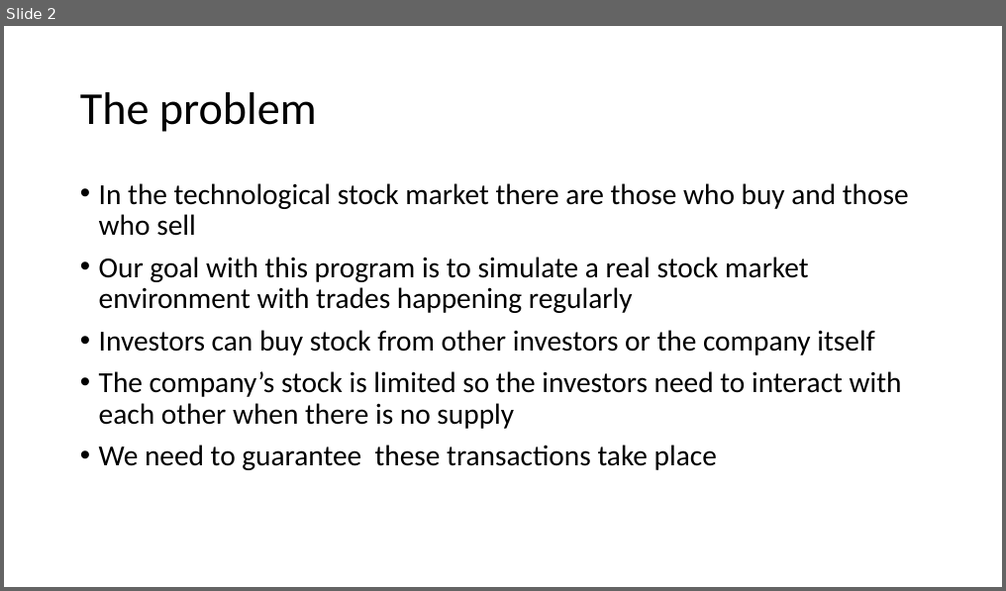
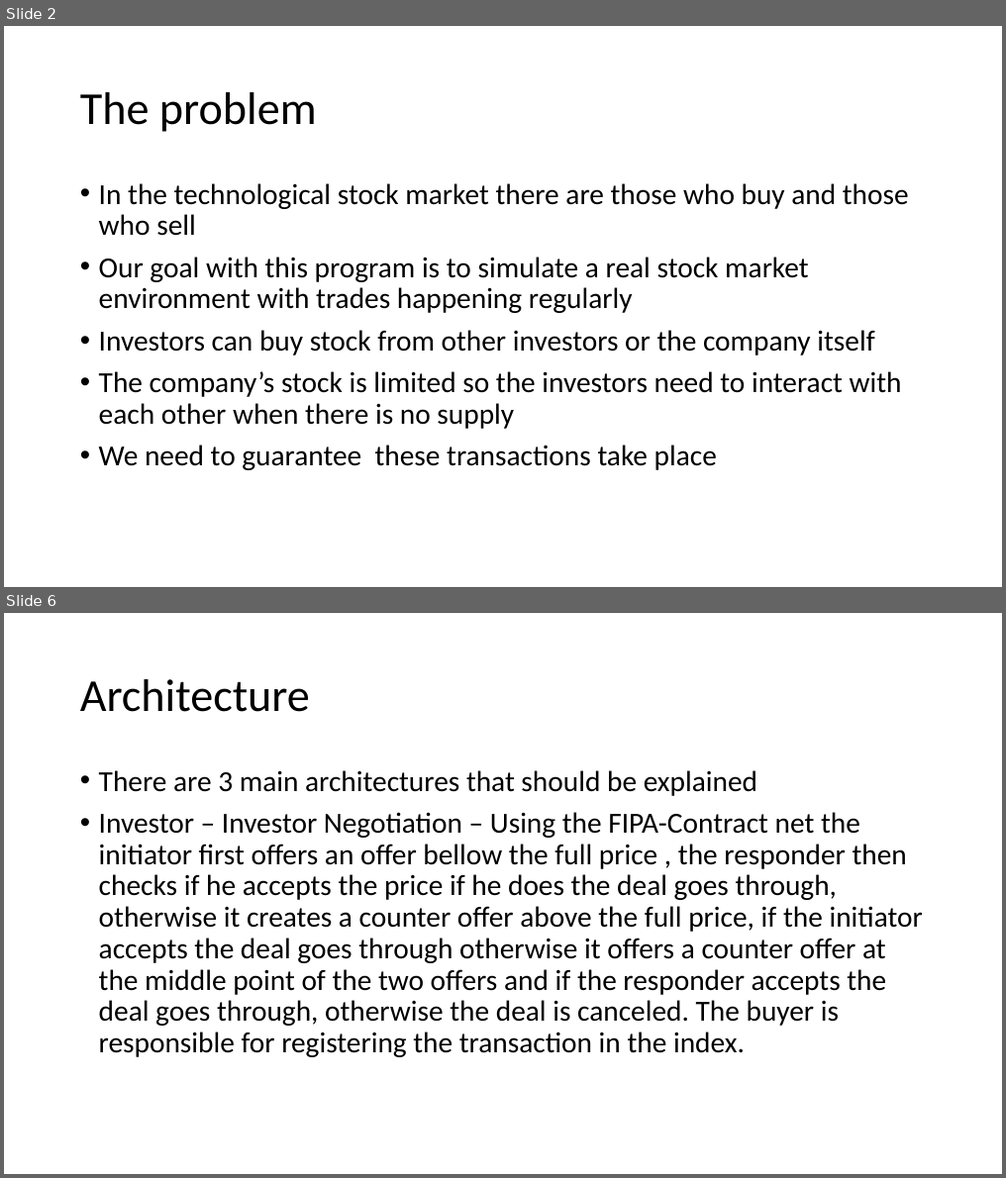
Before and after one commit to Antypurus/AIAD, a slide deck: docs/Presentation1.pptx. Shown one above the other, each under a label of ours: slide 2 before the commit, slides 2 and 6 after it; the slides between them are not shown. The pictures are 1006x591 and 1006x1178 pixels, drawn with LibreOffice and Linux fonts; fonts in the diff are those of the drawing. Boxes give left, top, right and bottom in pixels: in the first picture for what was removed or moved away, otherwise in the second. Text is boxed around its words. In the diff, an @@ line names an element or a change of style, - is before the commit and + after.

```diff
--- a/docs/Presentation1.pptx
+++ b/docs/Presentation1.pptx
@@ slide 6 added at bbox=[4, 613, 1002, 1174], background #FFFFFF @@
@@ title added at bbox=[80, 679, 310, 712], 44 pt, text #000000 @@
+Architecture
@@ text added at bbox=[99, 770, 923, 1058], 28 pt, text #000000 @@
+• There are 3 main architectures that should be explained
+• Investor – Investor Negotiation – Using the FIPA-Contract net the initiator first offers an offer bellow the full price , the responder then checks if he accepts the price if he does the deal goes through, otherwise it creates a counter offer above the full price, if the initiator accepts the deal goes through otherwise it offers a counter offer at the middle point of the two offers and if the responder accepts the deal goes through, otherwise the deal is canceled. The buyer is responsible for registering the transaction in the index.
```
Also in this commit, not shown: 2 slides changed, 5 other slides added.
